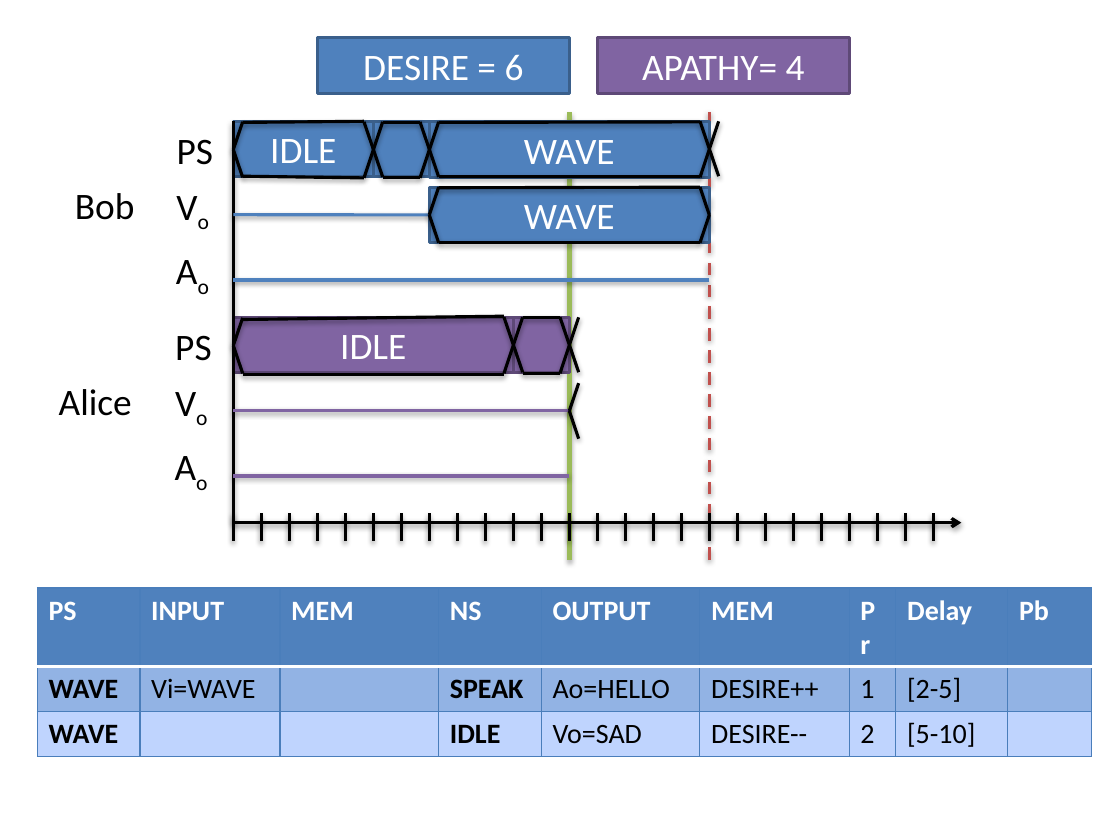
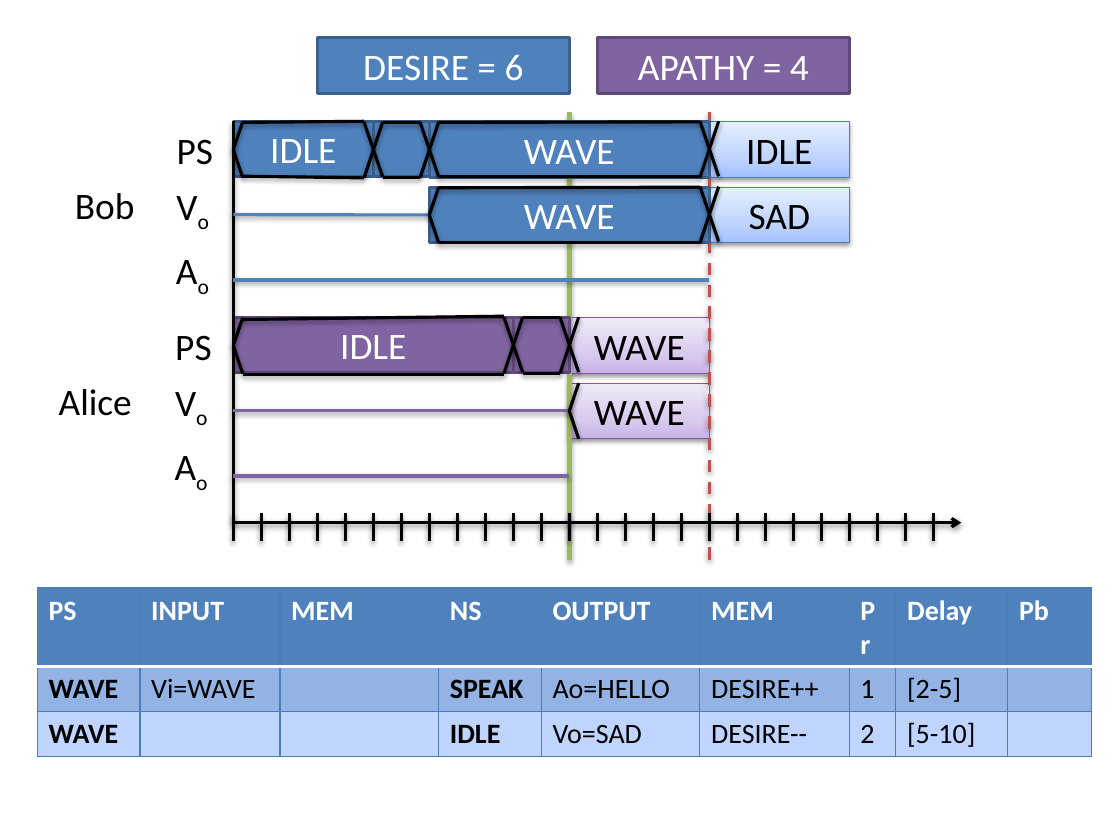
Before and after one commit to ericmercer/workload, a slide deck: slide 22 of publications_and_presentations/FVHMS-2014.pptx. Drawn at 1120x840 pixels with LibreOffice and Linux fonts; fonts in the diff are those of the drawing; background and template pictures are left out. Boxes give left, top, right and bottom in pixels: in the first picture for what was removed or moved away, otherwise in the second. Text is boxed around its words. In the diff, an @@ line names an element or a change of style, - is before the commit and + after.

```diff
--- a/publications_and_presentations/FVHMS-2014.pptx
+++ b/publications_and_presentations/FVHMS-2014.pptx
@@ text in rectangle at box(638, 56, 809, 80): spaces changed @@
-APATHY= 4
+APATHY = 4
@@ rectangle added at box(709, 122, 849, 178), fill gradient #A4C4FF to #BFD4FF to #E6EEFF, outline #4B7EBC 0.75 pt, 24 pt, text #000000 @@
+IDLE
@@ line moved from (700, 187) - (709, 215) to (700, 187) - (719, 242) @@
@@ line moved from (700, 243) - (709, 215) to (700, 243) - (719, 187) @@
@@ rectangle added at box(709, 187, 849, 243), fill gradient #A4C4FF to #BFD4FF to #E6EEFF, outline #4B7EBC 0.75 pt, 24 pt, text #000000 @@
+SAD
@@ rectangle added at box(569, 318, 709, 374), fill gradient #C9B5E8 to #D8CBEE to #F0EAF9, outline #7D60A0 0.75 pt, 24 pt, text #000000 @@
+WAVE
@@ rectangle added at box(569, 383, 709, 439), fill gradient #C9B5E8 to #D8CBEE to #F0EAF9, outline #7D60A0 0.75 pt, 24 pt, text #000000 @@
+WAVE
```
Also in this commit, not shown: 18 other slides changed, 6 slides added, 9 slides removed.
